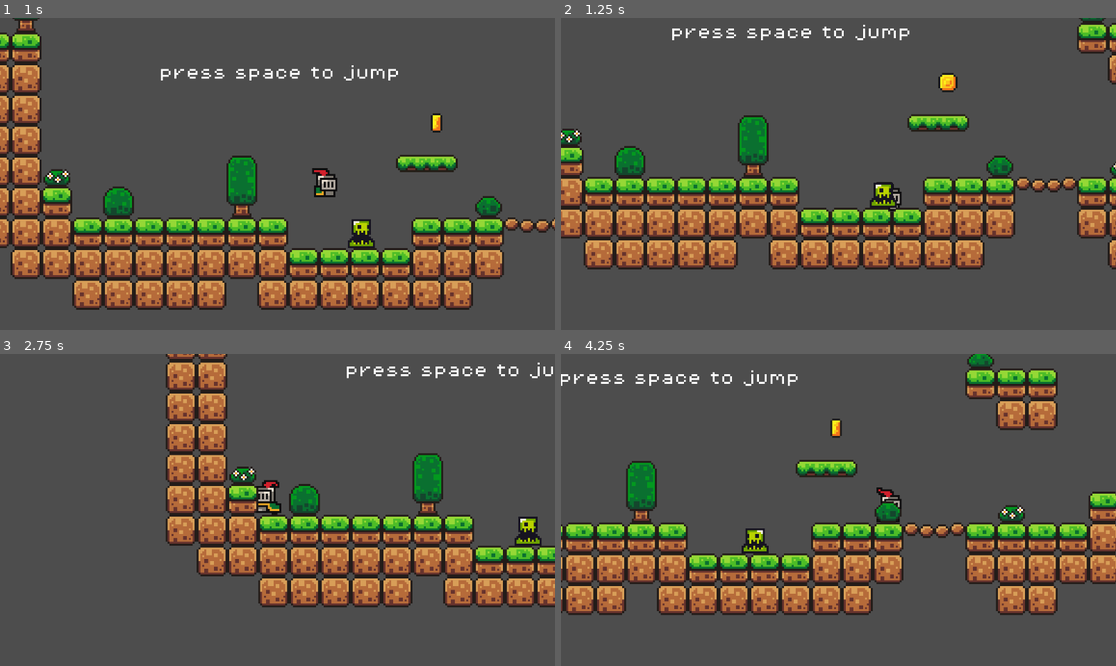
Above: before the commit, frames 1-4 (two rows, left to right).
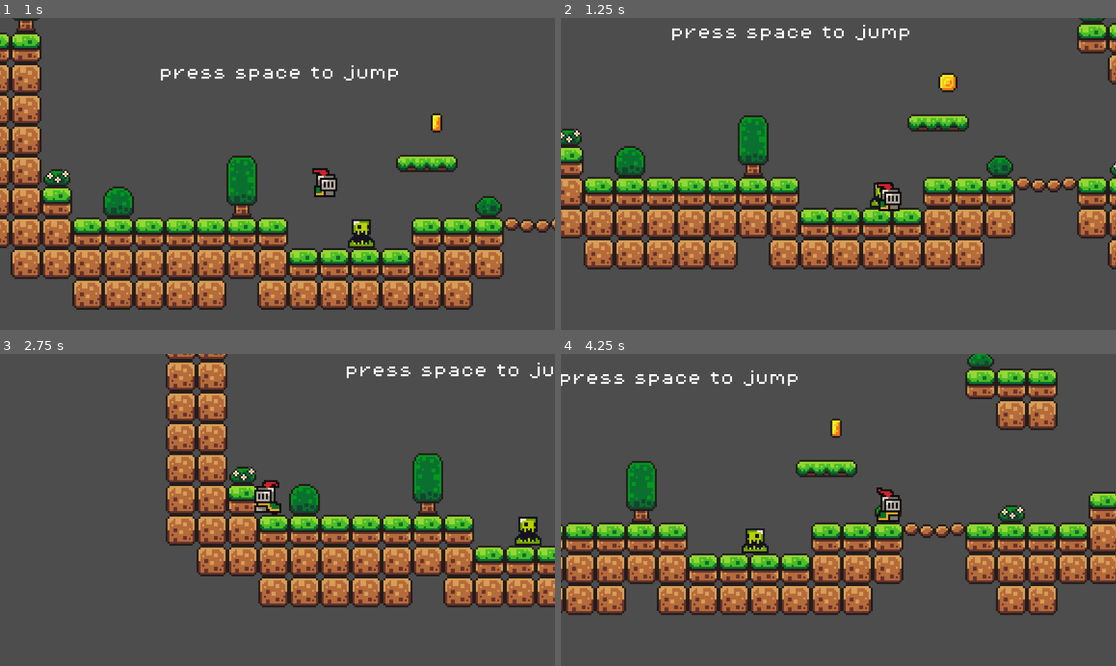
Above: after the commit, the same moments.

Repository: MevyDev/godot-brackeys-tutorial-2d
Game: Godot game, scene res://levels/level1/level_1.tscn
Same seed, same stepped clock (60 frames per second), same inputs: the game is played once before the commit and once after it.
Inputs:
- Up to frame 1 (1 s): tap Space (jump) at 0.5, 0.77 s; hold S (move_right) from 0.53 s (still down)
- Up to frame 2 (1.25 s): keep holding S (move_right)
- Up to frame 3 (2.75 s): tap Space (jump) at 1.25, 1.52, 2 s; release S (move_right) at 2.03 s; hold A (move_left) from 2.03 s (still down)
- Up to frame 4 (4.25 s): tap Space (jump) at 2.75, 3.02, 3.5, 3.77 s; release A (move_left) at 2.78 s; hold S (move_right) from 2.78 s (still down)

Frame 1 is identical in both runs. In frame 2, 0.2% of the frame differs, in the area x 56-62%, y 53-62%; in frame 3, less than 0.1%; in frame 4, 0.2%.

Commit message:
reorganize scene tree

Diff:
--- a/levels/level1/level_1.tscn
+++ b/levels/level1/level_1.tscn
@@ -175,8 +175,6 @@
 physics_layer_0/collision_layer = 1
 sources/0 = SubResource("TileSetAtlasSource_dm7n7")
 
-[sub_resource type="WorldBoundaryShape2D" id="WorldBoundaryShape2D_02o5q"]
-
 [sub_resource type="Animation" id="Animation_dm7n7"]
 length = 0.001
 tracks/0/type = "value"
@@ -214,11 +212,22 @@
 &"move": SubResource("Animation_d3n5x")
 }
 
+[sub_resource type="WorldBoundaryShape2D" id="WorldBoundaryShape2D_02o5q"]
+
 [node name="Level1" type="Node2D"]
 
-[node name="GameManager" type="Node2D" parent="."]
+[node name="GameManager" type="Node" parent="."]
 unique_name_in_owner = true
 script = ExtResource("7_iqhro")
+
+[node name="CoinText" type="Label" parent="GameManager"]
+offset_left = 270.0
+offset_top = -62.0
+offset_right = 406.0
+offset_bottom = -39.0
+theme_override_fonts/font = ExtResource("6_icxts")
+theme_override_font_sizes/font_size = 8
+text = "You collected 0 coins!"
 
 [node name="World" type="Node" parent="."]
 
@@ -226,39 +235,41 @@
 tile_map_data = PackedByteArray("AAD8/wIAAAAAAAAAAAD9/wIAAAAAAAAAAAD+/wIAAAAAAAAAAAD//wIAAAAAAAAAAAAAAAIAAAAAAAAAAAABAA …(13792 unchanged characters)…
 tile_set = SubResource("TileSet_d3n5x")
 
-[node name="Killzone" parent="." instance=ExtResource("2_d3n5x")]
-position = Vector2(433, 352)
-
-[node name="CollisionShape2D" type="CollisionShape2D" parent="Killzone"]
-shape = SubResource("WorldBoundaryShape2D_02o5q")
-
-[node name="Player" parent="." instance=ExtResource("1_qqytr")]
-SPEED = 150
-JUMP_VELOCITY = -250
-
-[node name="Camera2D" type="Camera2D" parent="Player"]
-zoom = Vector2(4, 4)
-limit_bottom = 330
-limit_smoothed = true
-position_smoothing_enabled = true
-
-[node name="Platform" parent="." instance=ExtResource("3_dm7n7")]
+[node name="Platforms" type="Node" parent="World"]
+
+[node name="Platform" parent="World/Platforms" instance=ExtResource("3_dm7n7")]
 position = Vector2(120, 4)
 
-[node name="Platform2" parent="." instance=ExtResource("3_dm7n7")]
+[node name="Platform2" parent="World/Platforms" instance=ExtResource("3_dm7n7")]
 position = Vector2(512, 53)
 
-[node name="AnimationPlayer" type="AnimationPlayer" parent="Platform2"]
+[node name="AnimationPlayer" type="AnimationPlayer" parent="World/Platforms/Platform2"]
 libraries = {
 &"": SubResource("AnimationLibrary_02o5q")
 }
 autoplay = "move"
 
-[node name="Enemy" parent="." instance=ExtResource("5_02o5q")]
+[node name="Coins" type="Node" parent="World"]
+
+[node name="Coin" parent="World/Coins" instance=ExtResource("8_ebna0")]
+position = Vector2(125, -17)
+
+[node name="Coin2" parent="World/Coins" instance=ExtResource("8_ebna0")]
+position = Vector2(225, -65)
+
+[node name="Enemies" type="Node" parent="World"]
+
+[node name="Enemy" parent="World/Enemies" instance=ExtResource("5_02o5q")]
 position = Vector2(56, 48)
 speed = 30
 
-[node name="Label" type="Label" parent="."]
+[node name="Killzone" parent="World" instance=ExtResource("2_d3n5x")]
+position = Vector2(433, 352)
+
+[node name="CollisionShape2D" type="CollisionShape2D" parent="World/Killzone"]
+shape = SubResource("WorldBoundaryShape2D_02o5q")
+
+[node name="Label" type="Label" parent="World"]
 offset_left = -19.0
 offset_top = -47.0
 offset_right = 106.0
@@ -267,8 +278,13 @@
 theme_override_font_sizes/font_size = 8
 text = "press space to jump"
 
-[node name="Coin" parent="." instance=ExtResource("8_ebna0")]
-position = Vector2(125, -17)
-
-[node name="Coin2" parent="." instance=ExtResource("8_ebna0")]
-position = Vector2(225, -65)
+[node name="Player" parent="." instance=ExtResource("1_qqytr")]
+z_index = 5
+SPEED = 150
+JUMP_VELOCITY = -250
+
+[node name="Camera2D" type="Camera2D" parent="Player"]
+zoom = Vector2(4, 4)
+limit_bottom = 330
+limit_smoothed = true
+position_smoothing_enabled = true
